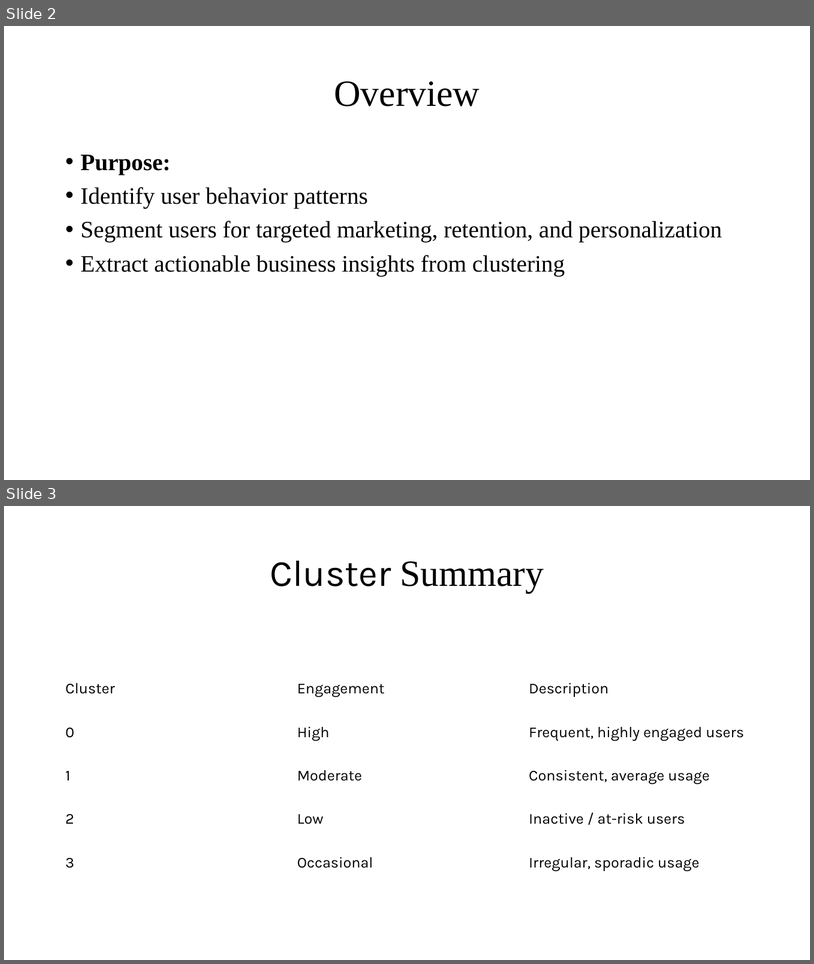
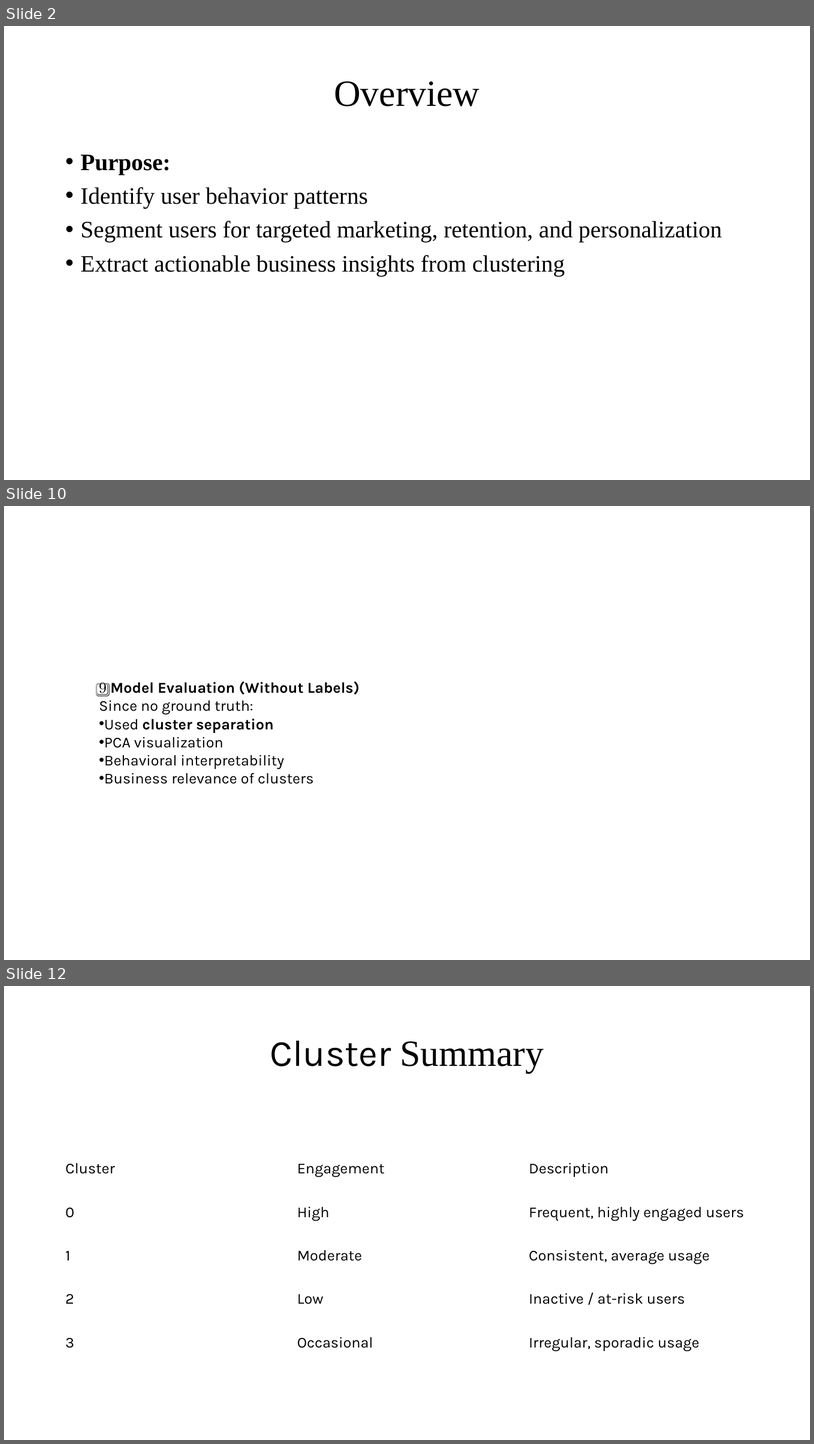
Before and after one commit to lakshmigojanece/-App-User-Behavior-Segmentation-Using-Unsupervised-Machine-Learning, a slide deck: App User Behavior Segmentation Using Unsupervised Machine Learning.ppt.pptx. Shown one above the other, each under a label of ours: slides 2 and 3 before the commit, slides 2, 10 and 12 after it; the slides between them are not shown. The pictures are 814x964 and 814x1444 pixels, drawn with LibreOffice and Linux fonts; fonts in the diff are those of the drawing. Boxes give left, top, right and bottom in pixels: in the first picture for what was removed or moved away, otherwise in the second. Text is boxed around its words. In the diff, an @@ line names an element or a change of style, - is before the commit and + after.

```diff
--- a/App User Behavior Segmentation Using Unsupervised Machine Learning.ppt.pptx
+++ b/App User Behavior Segmentation Using Unsupervised Machine Learning.ppt.pptx
@@ slide 10 added at bbox=[4, 506, 810, 960], background #FFFFFF @@
@@ text added at bbox=[99, 681, 360, 784], 18 pt, text #000000 @@
+9️⃣ Model Evaluation (Without Labels)
+Since no ground truth:
+• Used cluster separation
+• PCA visualization
+• Behavioral interpretability
+• Business relevance of clusters
@@ what was slide 3 is now slide 12 @@
```
Also in this commit, not shown: 8 other slides added.
